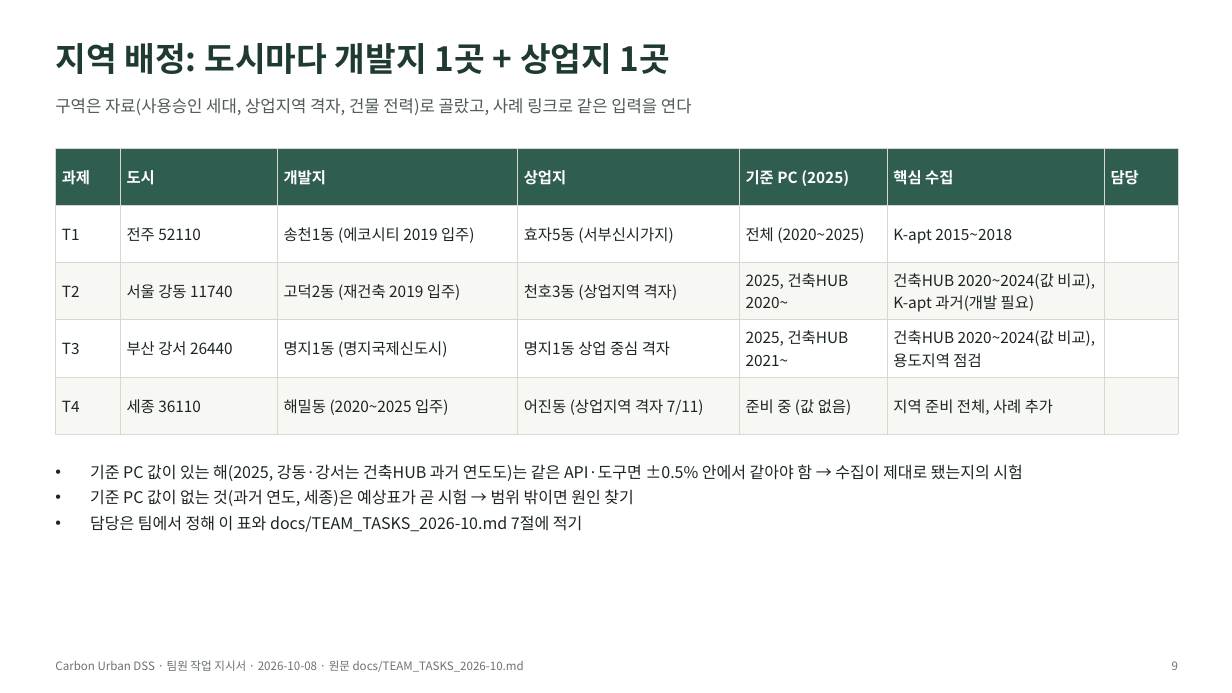
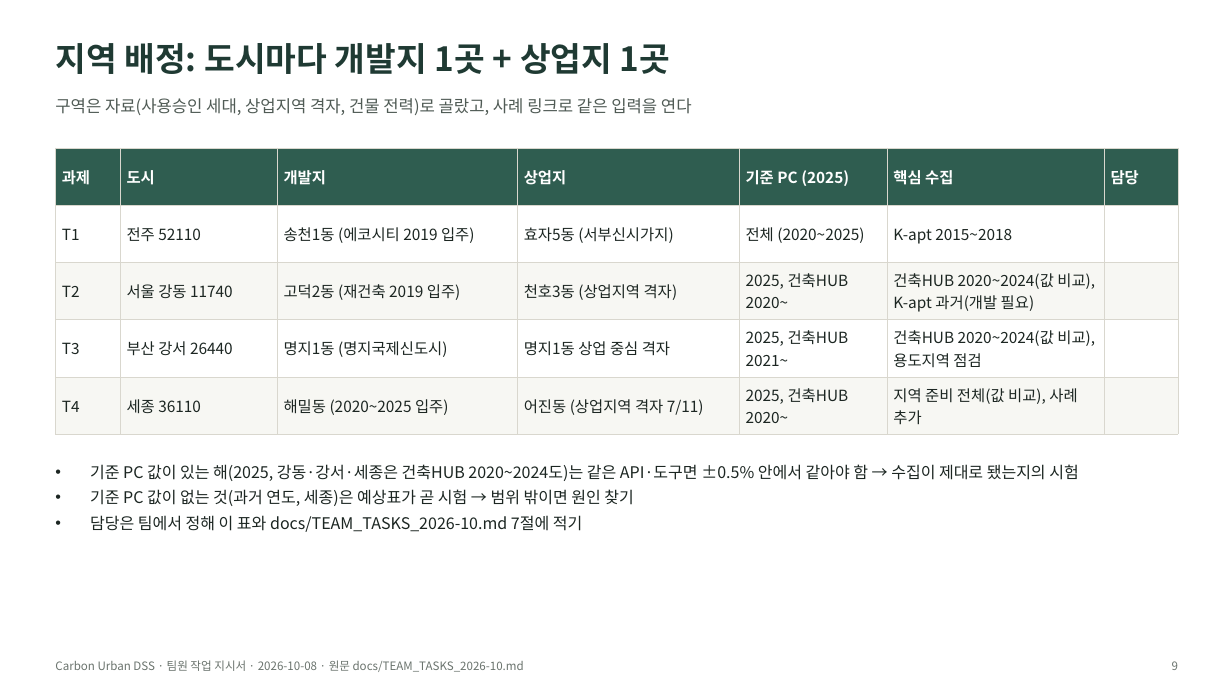
Before and after one commit to shy0401/Carbon-Urban-DSS, a slide deck: slide 9 of docs/presentation/Carbon-Urban-DSS-팀원-작업지시서.pptx. Drawn at 1232x693 pixels with LibreOffice and Linux fonts; fonts in the diff are those of the drawing. Boxes give left, top, right and bottom in pixels: in the first picture for what was removed or moved away, otherwise in the second. Text is boxed around its words. In the diff, an @@ line names an element or a change of style, - is before the commit and + after.

```diff
--- a/docs/presentation/Carbon-Urban-DSS-팀원-작업지시서.pptx
+++ b/docs/presentation/Carbon-Urban-DSS-팀원-작업지시서.pptx
@@ table at box(55, 148, 1178, 535) @@
-row 5, column 5: 준비 중 (값 없음)
+row 5, column 5: 2025, 건축HUB 2020~
-row 5, column 6: 지역 준비 전체, 사례 추가
+row 5, column 6: 지역 준비 전체(값 비교), 사례 추가
@@ text at box(90, 464, 1078, 481): text changed @@
-• 기준 PC 값이 있는 해(2025, 강동·강서는 건축HUB 과거 연도도)는 같은 API·도구면 ±0.5% 안에서 같아야 함 → 수집이 제대로 됐는지의 시험
+• 기준 PC 값이 있는 해(2025, 강동·강서·세종은 건축HUB 2020~2024도)는 같은 API·도구면 ±0.5% 안에서 같아야 함 → 수집이 제대로 됐는지의 시험
```
Also in this commit, not shown: 1 other slide changed, 4 other files.
